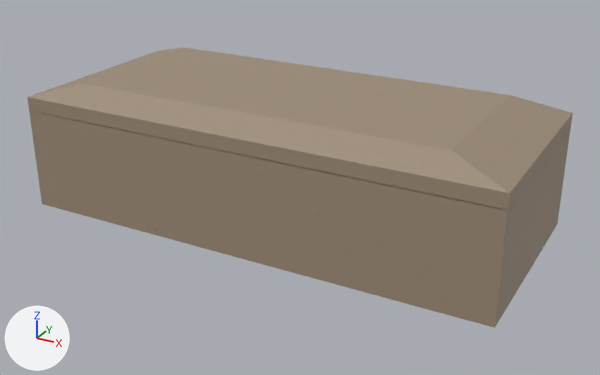
One commit to the Blender file Assets/Prefabs/Scenes/Desert/CustomAssets/Tomb.blend: the scene before it, then after it.
The view is the same before and after, from a 50 mm camera at (10.13, -18.56, 9.42) aimed at (0.06, -0.25, 0.26). The axes (+X, +Y, +Z) are drawn at lower left. The lights are the same throughout.

The first picture shows 'Base', 'Top'.
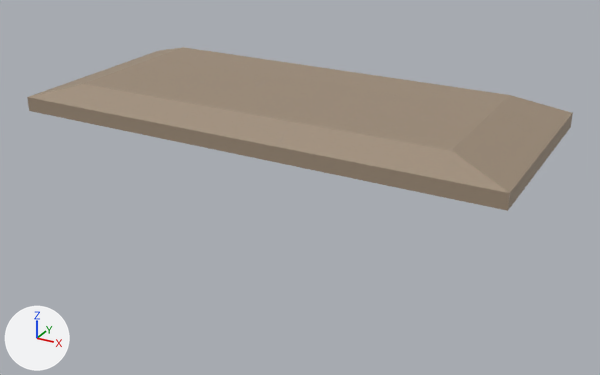
Where the newer file only moved an object's origin or applied its transform, the numbers keep the older frame.

What changed in the scene script:
```text
Change ob_base:
    add ob_base.hide_set(True)
```

What differs and where, as boxes (x1, y1, x2, y2) in the pictures (600 x 375 px):
'Base', hidden: before (29, 110, 571, 328)
